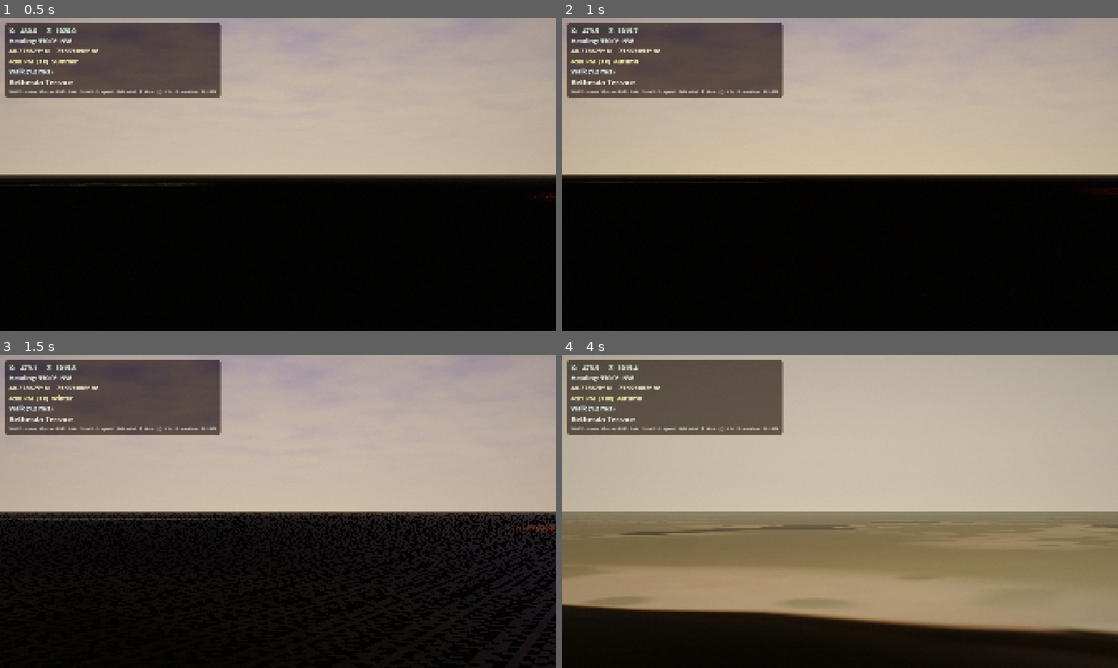
Above: before the commit, frames 1-4 (two rows, left to right).
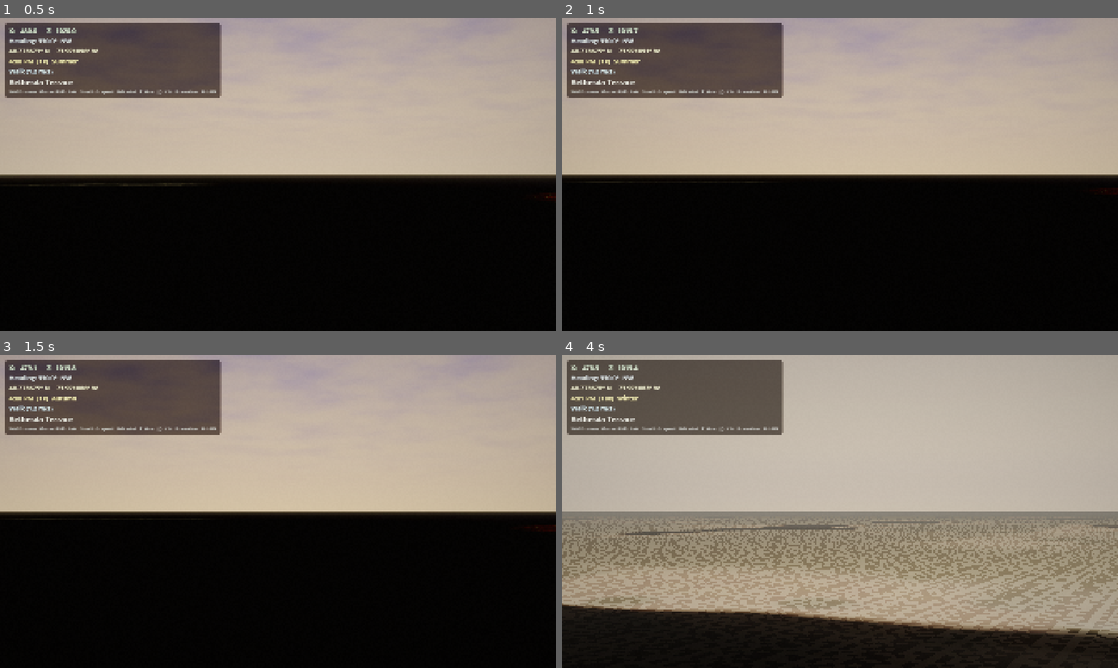
Above: after the commit, the same moments.

Repository: Central-Park-Walk/central-park-walk
Game: Godot game, scene res://main.tscn
Two runs of this game, one before a commit and one after it. Both use one fixed random seed, a clock stepped at 60 frames per second and the inputs below.
Inputs (mouse positions are in pixels of both pictures, inside the frame that each line leads up to):
- Up to frame 1 (0.5 s): no input
- Up to frame 2 (1 s): tap Enter at 0.5 s; move the mouse to (962, 158) at 0.52 s; hold D from 0.53 s (still down); tap N at 0.6 s; click (962, 158) at 0.67 s
- Up to frame 3 (1.5 s): tap Space at 1.25 s; move the mouse to (166, 527) at 1.27 s; release D at 1.28 s; hold S from 1.28 s (still down); tap N at 1.35 s
- Up to frame 4 (4 s): move the mouse to (895, 442) at 2.02 s; release S at 2.03 s; hold D 2.03-2.78 s; tap T at 2.1 s; tap N at 2.3, 3.05, 3.8 s; tap Enter at 2.75 s; move the mouse to (812, 574) at 2.77 s; hold W 2.78-3.53 s; tap P at 2.85 s; click (812, 574) at 2.92 s; move the mouse to (1006, 558) at 3.52 s; hold A from 3.53 s (still down); tap G at 3.6 s

Frame 1 is identical in both runs. In frame 2, less than 0.1% of the frame differs, in the area x 9-19%, y 2-15%; in frame 3, 3.5%; in frame 4, 18%, in the area x 0-100%, y 12-91%.

Commit message:
Change season cycler to month cycler (N/Shift+N/RB)
Steps by 1/3 season (≈1 month) instead of full season jumps.
Shows month name: March→April→May→...→February. Maps season_t
to months starting at March (spring equinox). Both keyboard
N/Shift+N and gamepad RB now step monthly.

Co-Authored-By: Claude Opus 4.6 (1M context) <noreply@anthropic.com>

Diff:
--- a/main.gd
+++ b/main.gd
@@ -905,9 +905,9 @@
 		elif event.button_index == JOY_BUTTON_LEFT_SHOULDER:
 			_cycle_weather()
 		elif event.button_index == JOY_BUTTON_RIGHT_SHOULDER:
-			_season_t = fmod(fmod(_season_t - 0.5, 4.0) + 1.0, 4.0) + 0.5
+			_season_t = fmod(_season_t + 1.0 / 3.0, 4.0)
 			RenderingServer.global_shader_parameter_set("season_t", _season_t)
-			print("Season: %s (%.1f)" % [_season_name(_season_t), _season_t])
+			print("Month: %s (season_t=%.2f)" % [_month_name(_season_t), _season_t])
 		return
 	if not (event is InputEventKey and event.pressed):
 		return
@@ -960,14 +960,11 @@
 		print("Wind: %.0f%%" % (_wind_override * 100.0))
 	elif event.keycode == KEY_N:
 		if event.shift_pressed:
-			# Shift+N: cycle season backward (use mid-season values for correct phenology)
-			_season_t = fmod(fmod(_season_t - 0.5, 4.0) - 1.0 + 4.0, 4.0) + 0.5
+			_season_t = fmod(_season_t - 1.0 / 3.0 + 4.0, 4.0)
 		else:
-			# N: cycle season forward (use mid-season values for correct phenology)
-			_season_t = fmod(fmod(_season_t - 0.5, 4.0) + 1.0, 4.0) + 0.5
+			_season_t = fmod(_season_t + 1.0 / 3.0, 4.0)
 		RenderingServer.global_shader_parameter_set("season_t", _season_t)
-		var season_name := _season_name(_season_t)
-		print("Season: %s (%.1f)" % [season_name, _season_t])
+		print("Month: %s (season_t=%.2f)" % [_month_name(_season_t), _season_t])
 	elif event.keycode == KEY_F12:
 		_take_screenshot()
 	elif event.keycode == KEY_F10:
@@ -982,6 +979,16 @@
 	if t < 2.0: return "Summer"
 	if t < 3.0: return "Autumn"
 	return "Winter"
+
+
+func _month_name(t: float) -> String:
+	# season_t: 0=spring equinox (Mar 20), 1=summer solstice (Jun 21),
+	# 2=autumn equinox (Sep 22), 3=winter solstice (Dec 21)
+	# Each 1/3 of a season ≈ 1 month
+	var month_idx := int(t * 3.0) % 12
+	const MONTHS := ["March", "April", "May", "June", "July", "August",
+		"September", "October", "November", "December", "January", "February"]
+	return MONTHS[month_idx]
 
 
 # --- Grass tour: F10 visits all grass type locations + screenshots ---
